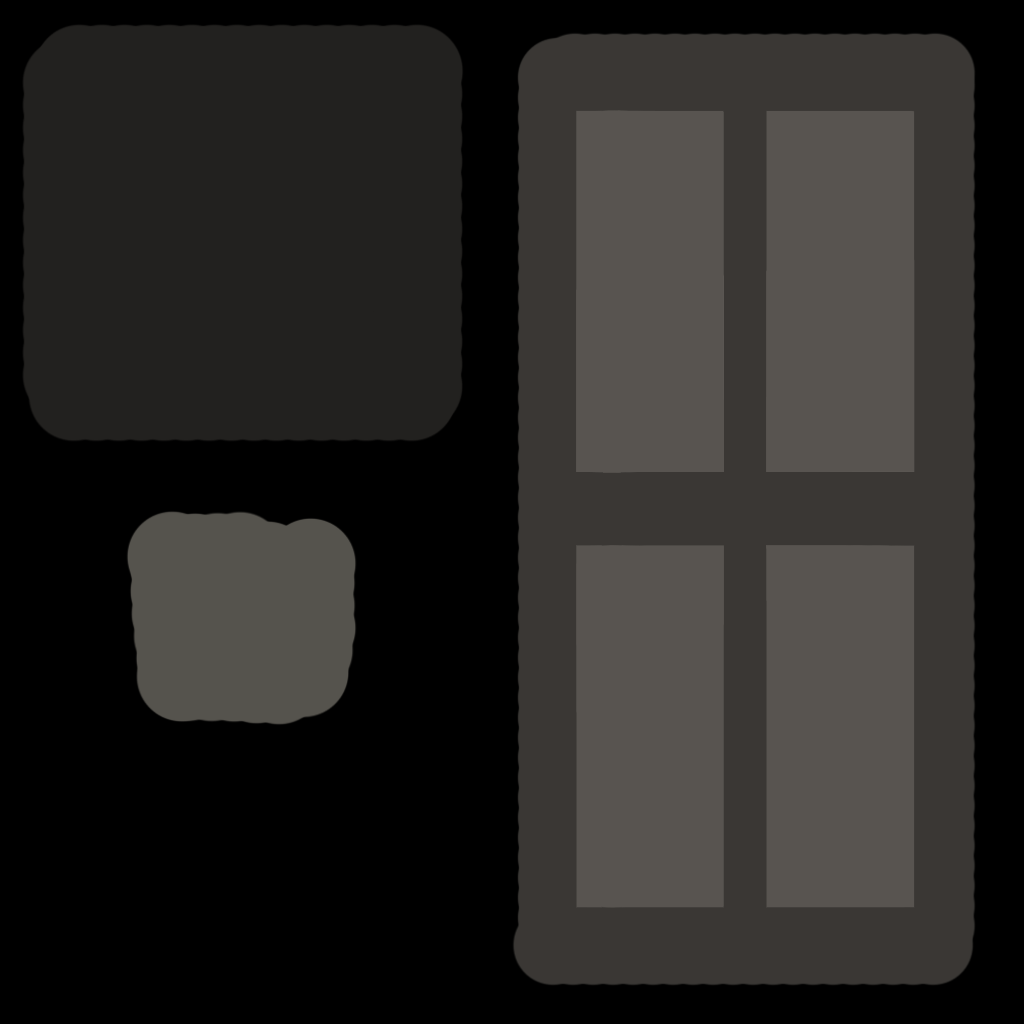
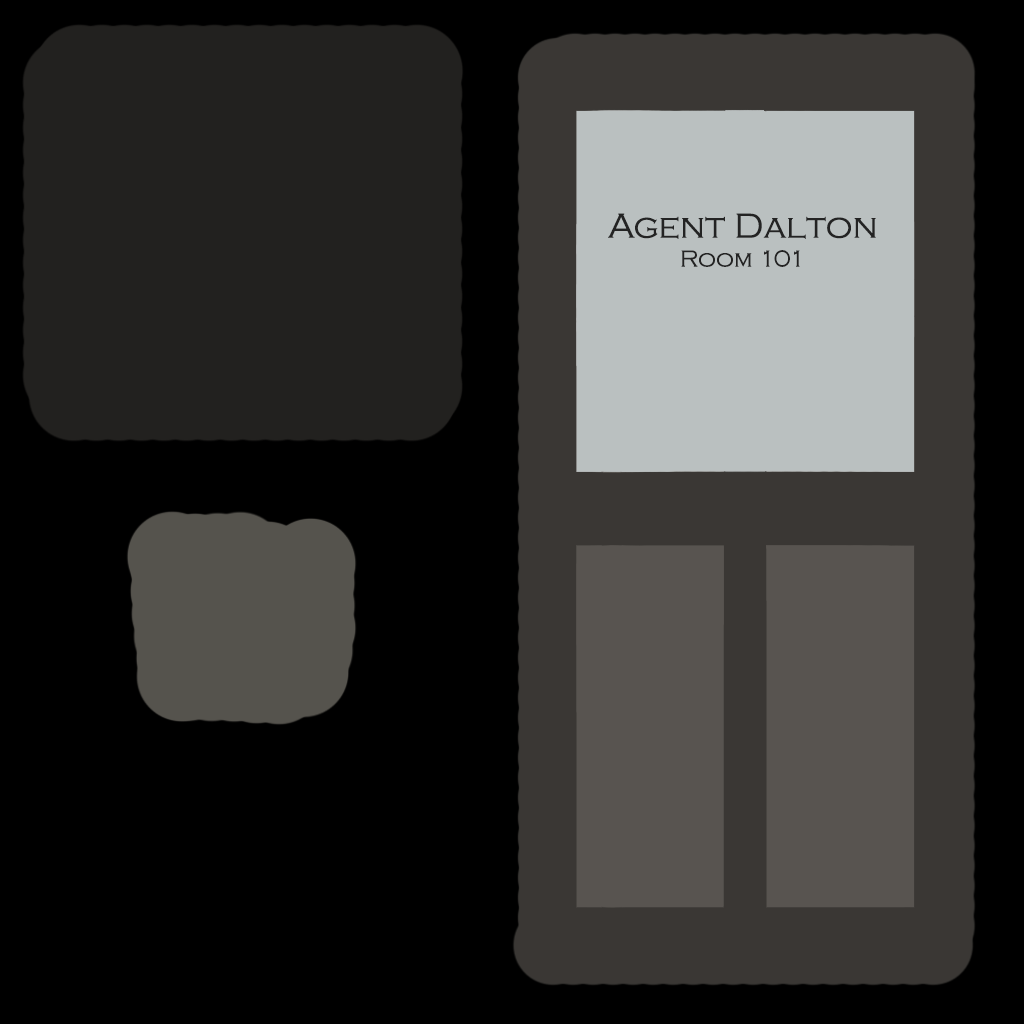
Layer changes from the first 1024px x 1024px image to the second:
added layer "Agent Dalton Room 101" above "Layer 4" over [608, 213, 876, 267]
added layer "Layer 4" above "Layer 3" over [576, 109, 915, 473]
